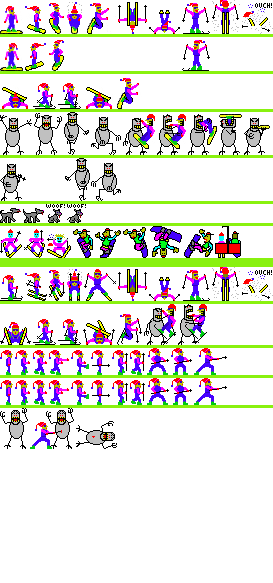
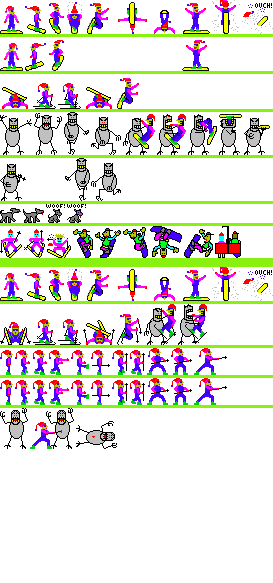
The second w=273, h=583 image is a revision of the first. Changes to its layers:
moved "Layer 7" above "Layer 8", painted on it over [0,2,270,302]
added layer "Layer 8" above "Layer 5" over [0,46,22,71]
added layer "Layer 9" above "Layer 6" over [0,269,270,302]
moved "Layer 6" below "Layer 9", painted on it over [0,2,270,302]
